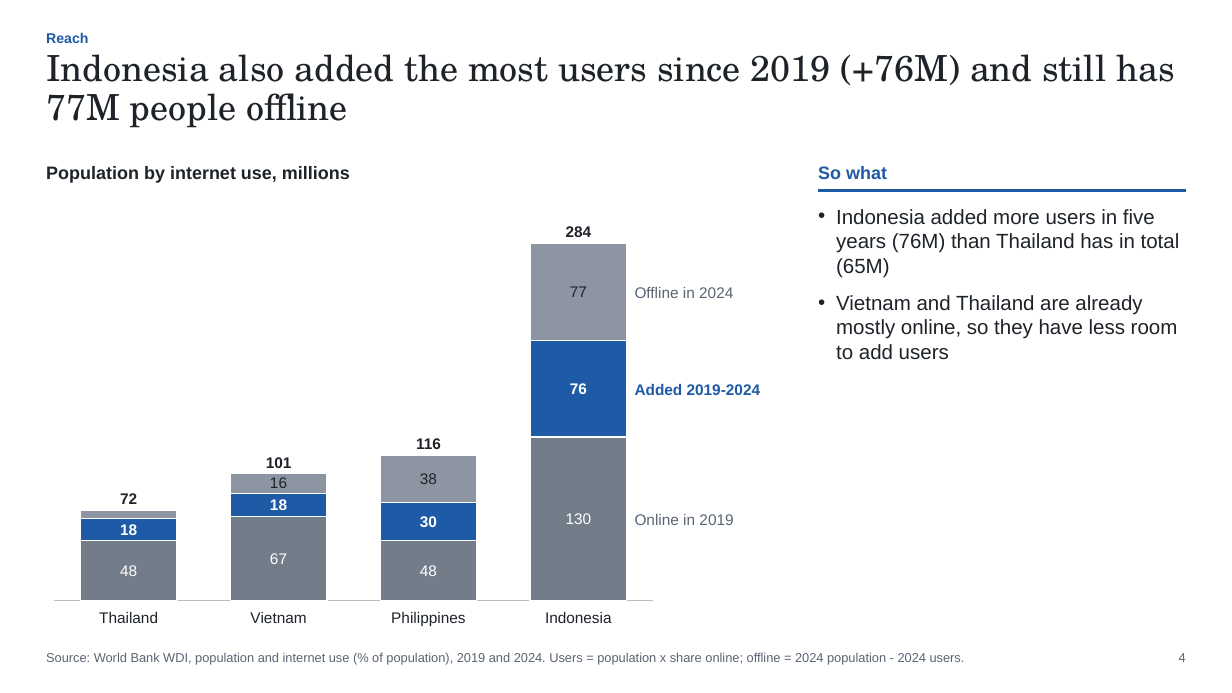
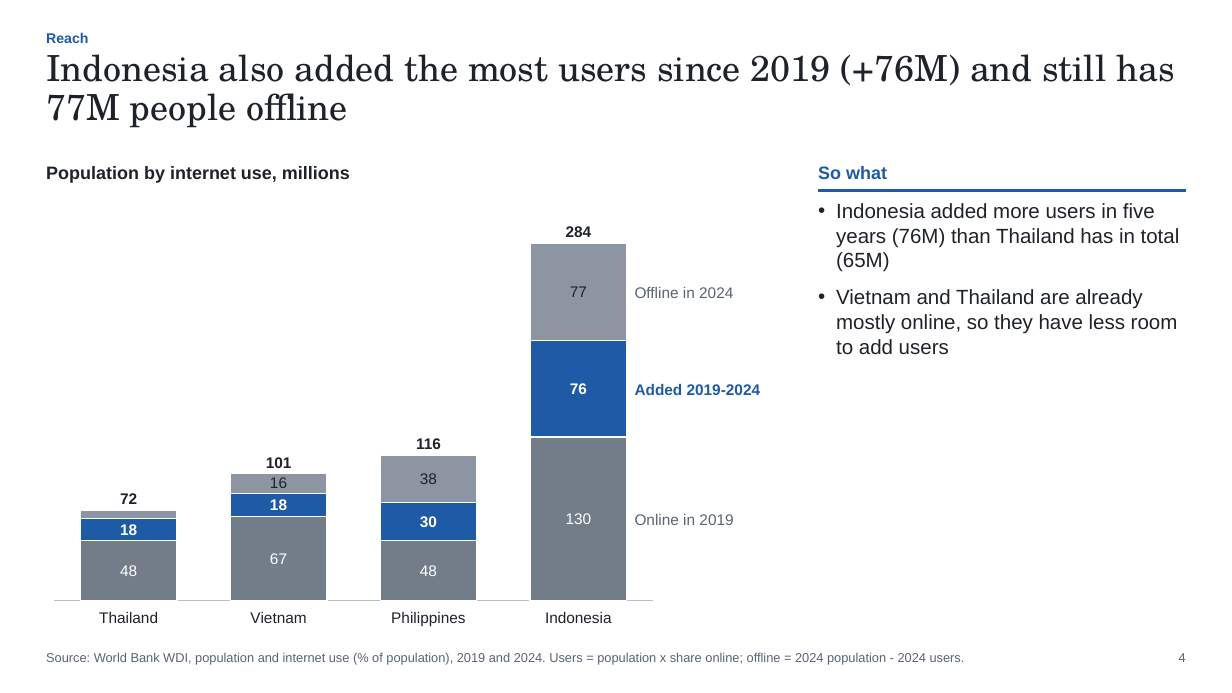
Before and after one commit to WQGGSEY/sowhat-decks, a slide deck: slide 4 of examples/02-market-entry/deck.pptx. Drawn at 1232x693 pixels with LibreOffice and Linux fonts; fonts in the diff are those of the drawing. Boxes give left, top, right and bottom in pixels: in the first picture for what was removed or moved away, otherwise in the second. Text is boxed around its words. In the diff, an @@ line names an element or a change of style, - is before the commit and + after.

```diff
--- a/examples/02-market-entry/deck.pptx
+++ b/examples/02-market-entry/deck.pptx
@@ text "Indonesia added more users in ...": place and size @@
-text "Indonesia added more users in ..." at [836,209,1180,360]
+text "Indonesia added more users in ..." at [836,203,1180,355]
```
Also in this commit, not shown: 4 other slides changed, 47 other files.
